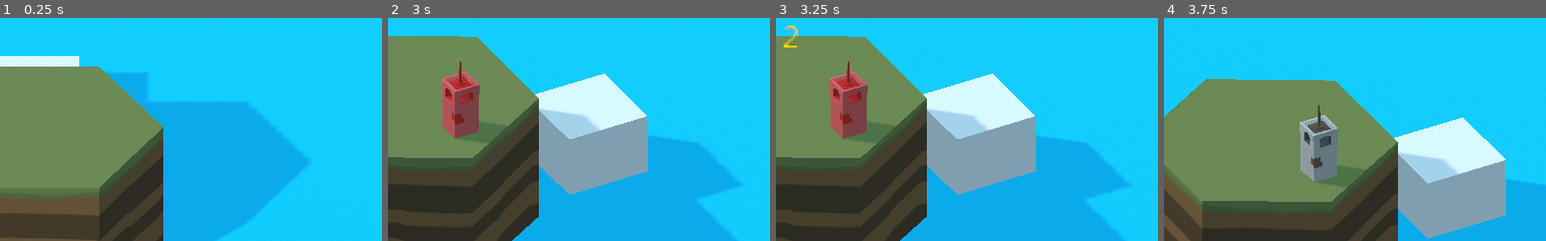
Above: before the commit, frames 1-4 (left to right).
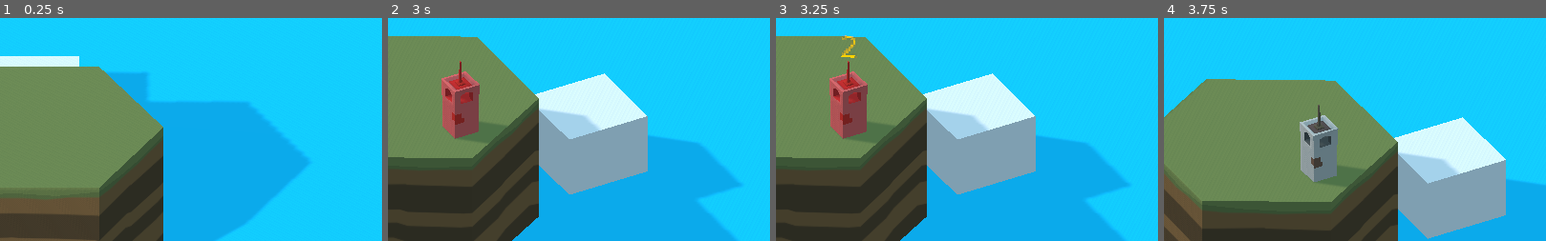
Above: after the commit, the same moments.

Repository: theludovyc/Godot_Islanders
Game: Godot game, scene res://Scene/Game.tscn
Same seed, same stepped clock (60 frames per second), same inputs: the game is played once before the commit and once after it.
Inputs (mouse positions are % of the whole screen's width and height, from its top left):
- Up to frame 1 (0.25 s): no input
- Up to frame 2 (3 s): tap Enter at 0.5, 2 s; move the mouse to (45, 70) at 0.52 s; click (45, 70) at 0.6 s; tap Space at 1.25, 2.75 s; move the mouse to (80, 65) at 1.27 s; tap Middle mouse button (mouse_middle) at 1.35 s; click (80, 65) at 1.42 s; move the mouse to (20, 35) at 2.02 s; hold Right mouse button (mouse_right) 2.03-2.78 s; click (20, 35) at 2.17 s; move the mouse to (55, 50) at 2.77 s; click (55, 50) at 2.85 s
- Up to frame 3 (3.25 s): no input
- Up to frame 4 (3.75 s): tap Enter at 3.5 s; move the mouse to (35, 25) at 3.52 s; hold Middle mouse button (mouse_middle) from 3.53 s (still down); click (35, 25) at 3.67 s
The pictures show only the part of the screen within x 46-96%, y 24-74%; the shares and areas given below are measured in that part.

Frames 1-2 are identical in both runs. In frame 3, 0.3% of the frame differs, in the area x 2-22%, y 3-18%; in frame 4, nothing differs.

Commit message:
center score

Diff:
--- /dev/null
+++ b/Scene/Label.tscn
@@ -0,0 +1,12 @@
+[gd_scene format=2]
+
+[node name="Label" type="Label"]
+modulate = Color( 1, 0.654902, 0, 1 )
+margin_right = 40.0
+margin_bottom = 14.0
+text = "1"
+align = 1
+valign = 1
+__meta__ = {
+"_edit_use_anchors_": false
+}
--- a/Scene/Selection.tscn
+++ b/Scene/Selection.tscn
@@ -1,8 +1,9 @@
-[gd_scene load_steps=7 format=2]
+[gd_scene load_steps=8 format=2]
 
 [ext_resource path="res://Art/Material/Selection.tres" type="Material" id=1]
 [ext_resource path="res://Art/Building/SM_Bld_Adventure_Tower_01.obj" type="ArrayMesh" id=2]
 [ext_resource path="res://Script/Selection.gd" type="Script" id=3]
+[ext_resource path="res://Scene/Label.tscn" type="PackedScene" id=4]
 
 [sub_resource type="BoxShape" id=1]
 extents = Vector3( 0.3, 0.75, 0.3 )
@@ -29,19 +30,14 @@
 [node name="Sprite3D" type="Sprite3D" parent="."]
 transform = Transform( 5, 0, 0, 0, 5, 0, 0, 0, 1, 0, 2.28743, 0 )
 flip_h = true
-flip_v = true
 texture = SubResource( 2 )
 
 [node name="Viewport" type="Viewport" parent="."]
-size = Vector2( 60, 20 )
+size = Vector2( 40, 14 )
 transparent_bg = true
+render_target_v_flip = true
 
-[node name="Label" type="Label" parent="Viewport"]
-modulate = Color( 1, 0.654902, 0, 1 )
-margin_right = 40.0
-margin_bottom = 14.0
-text = "Blablabla
-"
+[node name="Label" parent="Viewport" instance=ExtResource( 4 )]
 
 [node name="Radar" type="Area" parent="."]
 collision_layer = 0
